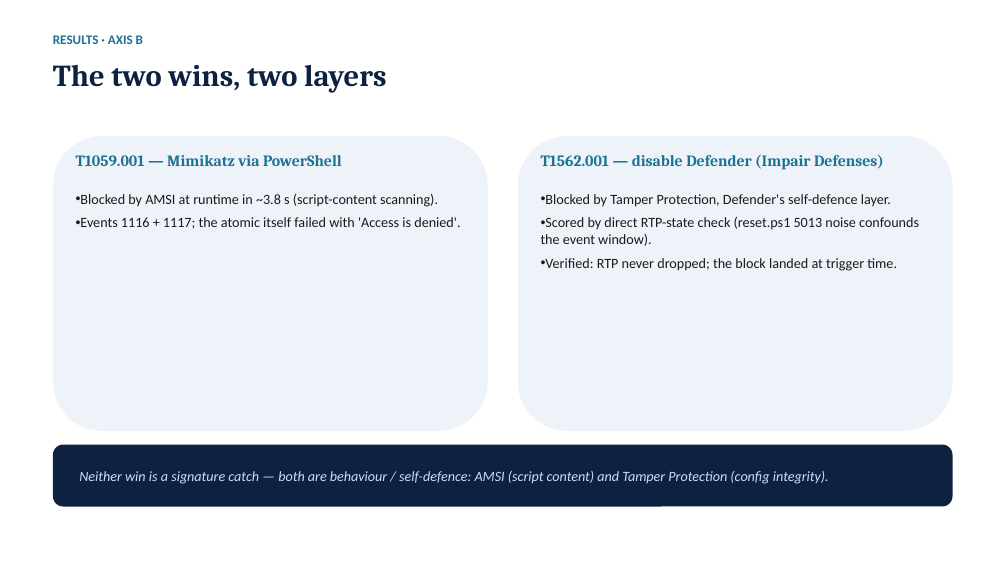
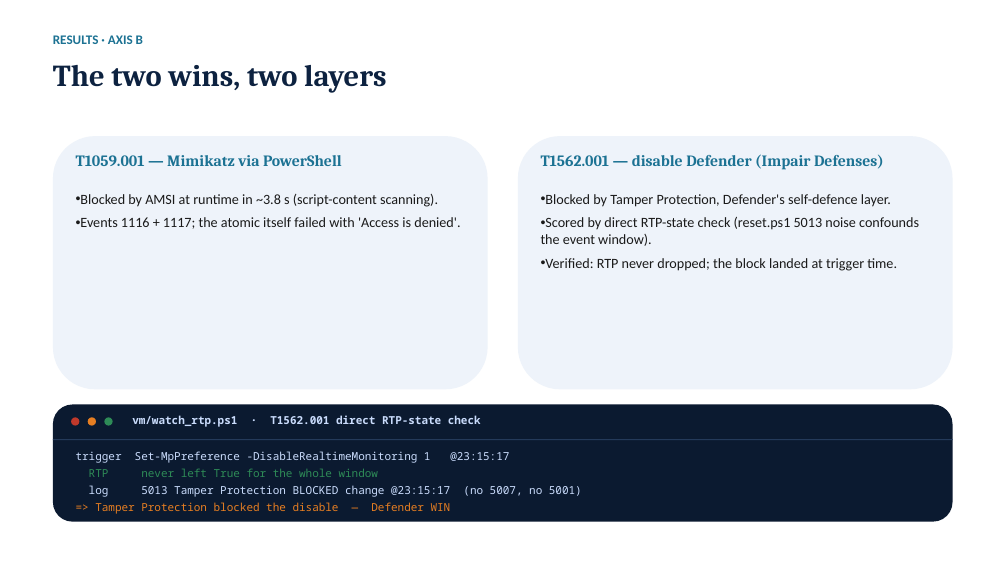
Before and after one commit to TonykRev/KTLT-Defender, a slide deck: slide 16 of report/KTLD_Slides.pptx. Drawn at 1008x567 pixels with LibreOffice and Linux fonts; fonts in the diff are those of the drawing. Boxes give left, top, right and bottom in pixels: in the first picture for what was removed or moved away, otherwise in the second. Text is boxed around its words. In the diff, an @@ line names an element or a change of style, - is before the commit and + after.

```diff
--- a/report/KTLD_Slides.pptx
+++ b/report/KTLD_Slides.pptx
@@ rounded rectangle: place and size @@
-rounded rectangle at [53, 136, 488, 431]
+rounded rectangle at [53, 136, 488, 389]
@@ rounded rectangle: place and size @@
-rounded rectangle at [518, 136, 953, 431]
+rounded rectangle at [518, 136, 953, 389]
@@ rounded rectangle: place and size @@
-rounded rectangle at [53, 445, 953, 507]
+rounded rectangle at [53, 405, 953, 522]
@@ rounded rectangle at [53, 405, 953, 522]: fill #0D2240 to #0B1A30 @@
@@ ellipse added at [71, 417, 79, 426], fill #C0392B @@
@@ ellipse added at [88, 417, 96, 426], fill #E67E22 @@
@@ ellipse added at [104, 417, 113, 426], fill #2E8B57 @@
@@ text added at [132, 415, 481, 427], 10.5 pt, text #CADCFC, bold @@
+vm/watch_rtp.ps1 · T1562.001 direct RTP-state check
@@ rectangle added at [53, 439, 953, 440], fill #243A5A @@
@@ text added at [76, 451, 509, 514], 10.5 pt, text #CADCFC @@
+trigger Set-MpPreference -DisableRealtimeMonitoring 1 @23:15:17
+RTP never left True for the whole window
+log 5013 Tamper Protection BLOCKED change @23:15:17 (no 5007, no 5001)
+=> Tamper Protection blocked the disable — Defender WIN
@@ text removed at [79, 471, 829, 484] @@
-Neither win is a signature catch — both are behaviour / self-defence: AMSI (script content) and Tamper Protection (config integrity).
```
Also in this commit, not shown: 5 other slides changed, 1 other file.
